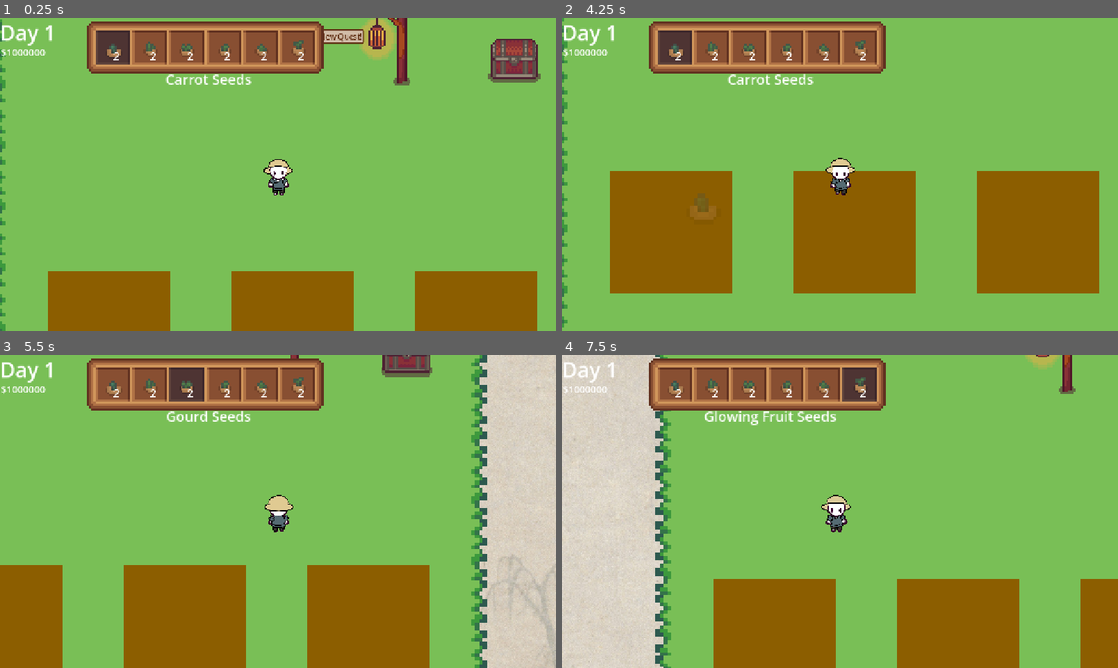
Above: before the commit, frames 1-4 (two rows, left to right).
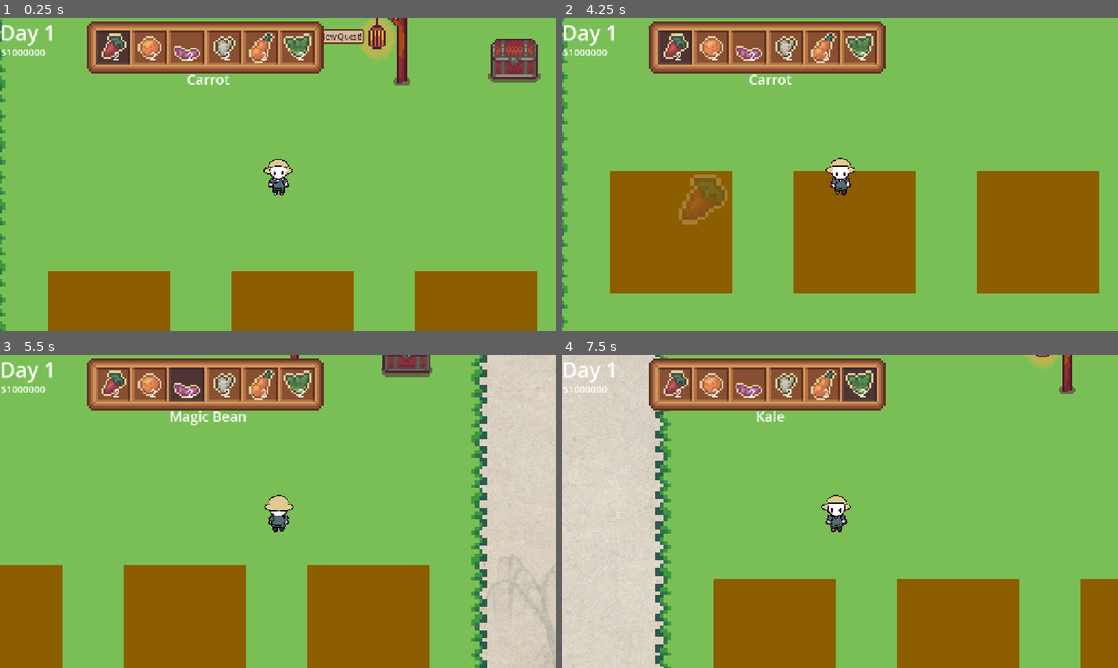
Above: after the commit, the same moments.

Repository: javakid999/Grow-Your-Poison-
Game: Godot game, scene res://farm.tscn
Two runs of this game, one before a commit and one after it. Both use one fixed random seed, a clock stepped at 60 frames per second and the inputs below.
Inputs (mouse positions are in pixels of both pictures, inside the frame that each line leads up to):
- Up to frame 1 (0.25 s): no input
- Up to frame 2 (4.25 s): click "New Quest!" at 0.5 s; click "New Quest!" at 1.25 s; move the mouse to (962, 158) at 2.02 s; hold Right (right) 2.03-2.75 s; hold 0 (shovel slot) 2.03-2.75 s; click (962, 158) at 2.17 s; click "Accept" at 2.75 s; tap Enter at 3.5 s; move the mouse to (728, 190) at 3.52 s; hold Down (down) from 3.53 s (still down); tap 1 (slot 1) at 3.6 s; click (728, 190) at 3.67 s
- Up to frame 3 (5.5 s): move the mouse to (333, 442) at 4.27 s; release Down (down) at 4.28 s; hold Right (right) 4.28-5.03 s; hold 2 (slot 2) 4.28-5.03 s; click (333, 442) at 4.42 s; move the mouse to (250, 574) at 5.02 s; hold Up (up) from 5.03 s (still down); tap 3 (slot 3) at 5.1 s; click (250, 574) at 5.17 s
- Up to frame 4 (7.5 s): move the mouse to (1006, 558) at 5.77 s; release Up (up) at 5.78 s; hold 4 (slot 4) 5.78-6.53 s; hold Left (left) 5.78-7.28 s; click (1006, 558) at 5.92 s; move the mouse to (673, 464) at 6.52 s; tap 5 (slot 5) at 6.6 s; click (673, 464) at 6.67 s; move the mouse to (867, 511) at 7.27 s; hold Down (down) from 7.28 s (still down); hold 6 (slot 6) from 7.28 s (still down); click (867, 511) at 7.42 s

The runs differ from the first frame. In frame 1, 1.6% of the frame differs, in the area x 18-56%, y 4-22%; in frame 2, 2.2%, in the area x 18-56%, y 4-66%; in frame 3, 1.6%; in frame 4, 1.7%.

Commit message:
brewing-wip

Diff:
--- a/area_2d.gd
+++ b/area_2d.gd
@@ -1,7 +1,14 @@
 extends Area2D
 
+@onready var inventory = get_node("../..")
 const GUI_SCENE = preload("res://book_gui.tscn")
 var gui_instance: CanvasLayer = null
+
+const recipes = {
+		42: { 'name': 'Potion of 1',  'ingredients': [41, 13, 13], 'days': 1 },
+		43: { 'name': 'Potion of 2', 'ingredients': [20, 34, 34], 'days': 2 },
+		44: { 'name': 'Potion of 3',  'ingredients': [27, 6, 41],  'days': 3 },
+}
 
 # Called when the node enters the scene tree for the first time.
 func _ready() -> void:
@@ -28,3 +35,19 @@
 	if gui_instance:
 		gui_instance.queue_free() # Safely remove the GUI
 		gui_instance = null
+
+func max_ingredients() -> int:
+	var longest = 0
+	for r in recipes.values():
+		longest = max(longest, r['ingredients'].size())
+	return longest
+
+func match_recipe(ingredients: Array) -> int:
+	var have = ingredients.duplicate()
+	have.sort()
+	for potion_id in recipes:
+		var want = recipes[potion_id]['ingredients'].duplicate()
+		want.sort()
+		if want == have:
+			return potion_id
+	return -1
--- /dev/null
+++ b/book_gui.gd
@@ -0,0 +1,36 @@
+extends CanvasLayer
+@onready var book = get_parent()
+@onready var page_l: Label = $Sprite2D/PageL
+@onready var page_r: Label = $Sprite2D/PageR
+@onready var button_l: Button = $ButtonL
+@onready var button_r: Button = $ButtonR
+
+var potion_ids: Array = []
+var spread: int = 0   # index of the recipe shown on the left page
+
+func _ready() -> void:
+	potion_ids = book.recipes.keys()
+	potion_ids.sort()
+	_render()
+
+func turn(direction: int) -> void:
+	var next = spread + 2 * direction
+	if next >= 0 and next < potion_ids.size():
+		spread = next
+		_render()
+
+func _render() -> void:
+	page_l.text = _page_text(spread)
+	page_r.text = _page_text(spread + 1)
+	button_l.visible = spread > 0
+	button_r.visible = spread + 2 < potion_ids.size()
+
+func _page_text(i: int) -> String:
+	if i >= potion_ids.size():
+		return ''
+	var r = book.recipes[potion_ids[i]]
+	var lines = [r['name'], '']
+	for id in r['ingredients']:
+		lines.append('- ' + book.inventory.item_names[str(id)])
+	lines.append('Stir and let sit for %d days' % r['days'])
+	return '\n'.join(lines)
--- a/book_gui.tscn
+++ b/book_gui.tscn
@@ -1,11 +1,13 @@
 [gd_scene format=3 uid="uid://d4enq13tr2j2e"]
 
 [ext_resource type="Texture2D" uid="uid://brjrkfkmmafq1" path="res://UIBook.png" id="1_22idc"]
+[ext_resource type="Script" uid="uid://cfbwwtk14etrw" path="res://book_gui.gd" id="1_daxw2"]
 [ext_resource type="Script" uid="uid://cee83bad707rx" path="res://page_l.gd" id="2_bej8o"]
 [ext_resource type="Texture2D" uid="uid://c7pw80irgoa2q" path="res://pixel-art-four-red-arrows-pointing-center-red-arrows-button-vector-icon-8bit-game_360488-1503.png" id="2_j53b5"]
 [ext_resource type="Script" uid="uid://cvsv6qpco6p2b" path="res://page_r.gd" id="3_daxw2"]
 
 [node name="CanvasLayer" type="CanvasLayer" unique_id=759815117]
+script = ExtResource("1_daxw2")
 
 [node name="Sprite2D" type="Sprite2D" parent="." unique_id=1360359954]
 position = Vector2(587.21826, 328.00082)
--- a/brewing.tscn
+++ b/brewing.tscn
@@ -1,17 +1,18 @@
 [gd_scene format=3 uid="uid://caslrn30veah1"]
 
 [ext_resource type="PackedScene" uid="uid://bmexgepuom3tu" path="res://inventory.tscn" id="1_ib8eo"]
-[ext_resource type="Texture2D" uid="uid://dqq0cpnm3joun" path="res://halloween-cauldron-with-eyeball-illustration-isolated_18591-83699.png" id="2_jb4rq"]
+[ext_resource type="Texture2D" uid="uid://c4v48bsh4ru7u" path="res://pixel-art-8-bit-retro-260nw-2513324701.webp" id="2_4h6b2"]
 [ext_resource type="Texture2D" uid="uid://qjwrh5yd0pj1" path="res://open-vintage-book-pixel-art-style-retro-digital-illustration-literature-knowledge-isolated-transparent-background-414907788.png" id="3_kwwbn"]
 [ext_resource type="Script" uid="uid://co2d7dmuab8kt" path="res://area_2d.gd" id="4_12jf0"]
-
-[sub_resource type="PlaceholderTexture2D" id="PlaceholderTexture2D_ik07r"]
-size = Vector2(100, 100)
+[ext_resource type="Texture2D" uid="uid://ctmykub7ocinv" path="res://images(2).png" id="5_e4nf6"]
+[ext_resource type="Script" uid="uid://rfhkryjjggdw" path="res://cauldron_1.gd" id="6_bxbqo"]
+[ext_resource type="Texture2D" uid="uid://dt3c168nkgfkw" path="res://images.png" id="6_ccqmy"]
+[ext_resource type="Texture2D" uid="uid://bqysas1wo1lwk" path="res://images(1).png" id="7_bxbqo"]
 
 [sub_resource type="RectangleShape2D" id="RectangleShape2D_ik07r"]
 
 [node name="Node2D" unique_id=446752292 instance=ExtResource("1_ib8eo")]
-script = null
+scale = Vector2(1.0534855, 1.0534855)
 
 [node name="Inventory" parent="." index="0" unique_id=187665229]
 position = Vector2(323, 535)
@@ -22,26 +23,11 @@
 
 [node name="background" type="Sprite2D" parent="." index="1" unique_id=398415609]
 z_index = -1
-position = Vector2(575.00006, 320)
-scale = Vector2(11.506358, 6.4615145)
-texture = SubResource("PlaceholderTexture2D_ik07r")
+position = Vector2(609.40564, 362.60587)
+scale = Vector2(4.8237724, 2.7088392)
+texture = ExtResource("2_4h6b2")
 
-[node name="cauldron1" type="Sprite2D" parent="." index="2" unique_id=1121129317]
-position = Vector2(232, 328)
-scale = Vector2(0.46824327, 0.46824327)
-texture = ExtResource("2_jb4rq")
-
-[node name="cauldron2" type="Sprite2D" parent="." index="3" unique_id=1214431928]
-position = Vector2(576, 328)
-scale = Vector2(0.46824327, 0.46824327)
-texture = ExtResource("2_jb4rq")
-
-[node name="cauldron3" type="Sprite2D" parent="." index="4" unique_id=964273550]
-position = Vector2(920, 328)
-scale = Vector2(0.46824327, 0.46824327)
-texture = ExtResource("2_jb4rq")
-
-[node name="instruction-book" type="Sprite2D" parent="." index="5" unique_id=609441981]
+[node name="instruction-book" type="Sprite2D" parent="." index="2" unique_id=609441981]
 position = Vector2(1052, 99)
 scale = Vector2(0.22875126, 0.22875126)
 texture = ExtResource("3_kwwbn")
@@ -54,3 +40,21 @@
 position = Vector2(3.3608398, 10.414581)
 scale = Vector2(-40.167507, 36.363953)
 shape = SubResource("RectangleShape2D_ik07r")
+
+[node name="SelectionLabel" parent="." index="3" unique_id=455544875]
+metadata/_edit_use_anchors_ = true
+
+[node name="cauldron1" type="Sprite2D" parent="." index="4" unique_id=1568150510]
+position = Vector2(265.7844, 417.66116)
+texture = ExtResource("5_e4nf6")
+script = ExtResource("6_bxbqo")
+
+[node name="cauldron2" type="Sprite2D" parent="." index="5" unique_id=410225615]
+position = Vector2(577.13184, 417.6612)
+texture = ExtResource("6_ccqmy")
+script = ExtResource("6_bxbqo")
+
+[node name="cauldron3" type="Sprite2D" parent="." index="6" unique_id=770434409]
+position = Vector2(888.4793, 417.66122)
+texture = ExtResource("7_bxbqo")
+script = ExtResource("6_bxbqo")
--- /dev/null
+++ b/cauldron_1.gd
@@ -0,0 +1,61 @@
+extends Sprite2D
+
+var ingredients: Array = []
+var recipe: int = -1
+var ready_day: int = -1
+
+@onready var inventory = get_parent()
+@onready var book = $"../instruction-book/Area2D"
+
+func _input(event: InputEvent) -> void:
+	if not (event is InputEventMouseButton and event.pressed and event.button_index == MOUSE_BUTTON_LEFT):
+		return
+	if get_rect().has_point(to_local(get_global_mouse_position())):
+		_clicked()
+
+func _clicked() -> void:
+	if recipe != -1:
+		_try_collect()
+		return
+	var held = inventory.get_held_block()
+	if held == -1 or not _is_ingredient(held):
+		return
+	ingredients.append(held)
+	inventory.decrease_held_item()
+	_check_recipe()
+
+func _is_ingredient(id: int) -> bool:
+	return id % 7 == 6 and id <= 41   # harvested crop column of the spritesheet
+
+func _check_recipe() -> void:
+	var potion = book.match_recipe(ingredients)
+	if potion != -1:
+		recipe = potion
+		ready_day = _current_day() + book.recipes[potion]['days']
+		modulate = Color(0.7, 0.9, 1.0)   # brewing
+	elif ingredients.size() >= book.max_ingredients():
+		_reset()                           # failed brew
+
+func _try_collect() -> void:
+	if _current_day() < ready_day:
+		return
+	if inventory.is_in_inventory(recipe):
+		inventory.increase_item_with_id(recipe)
+	elif inventory.is_free_space():
+		inventory.give_harvested_item(recipe)
+	else:
+		return   # no room, brew stays in the cauldron
+	_reset()
+
+func _reset() -> void:
+	ingredients = []
+	recipe = -1
+	ready_day = -1
+	modulate = Color.WHITE
+
+func is_ready() -> bool:
+	return recipe != -1 and _current_day() >= ready_day
+
+func _current_day() -> int:
+	var keeper = get_tree().get_first_node_in_group('day_keeper')
+	return keeper.day if keeper else 0
--- a/inventory.gd
+++ b/inventory.gd
@@ -1,10 +1,10 @@
 extends Node2D
 
 var item_ids = [
-	0, 7, 14, 21, 28, 35
+	6, 41, 13, 27, 20, 34
 ]
 var item_count = [
-	2,2,2,2,2,2
+	9,9,9,9,9,9
 ]
 
 const item_names = {
@@ -19,7 +19,10 @@
 	'28': 'Kale Seeds',
 	'34': 'Kale',
 	'35': 'Glowing Fruit Seeds',
-	'41': 'Glowing Fruit'
+	'41': 'Glowing Fruit',
+	'42': 'Potion 1',
+	'43': 'Potion 2',
+	'44': 'Potion 3',
 }
 
 const placeable_ids = [
@@ -127,3 +130,13 @@
 	if event.is_action_pressed('shovel slot'):
 		selected_slot = -1
 		update_selection_ghost()
+	if event is InputEventMouseButton and event.pressed and event.button_index == MOUSE_BUTTON_LEFT:
+		var found = 0
+		for i in range(6): if found == 0:
+			var slot = items[i]
+			if slot.visible and slot.get_rect().has_point(slot.to_local(get_global_mouse_position())):
+				selected_slot = i
+				update_selection_ghost()
+				found = 1
+			else:
+				pass
--- a/page_l.gd
+++ b/page_l.gd
@@ -9,4 +9,4 @@
 	pass
 
 func _on_button_l_pressed() -> void:
-	pass # Replace with function body.
+	get_parent().get_parent().turn(-1)
--- a/page_r.gd
+++ b/page_r.gd
@@ -10,4 +10,4 @@
 	pass
 
 func _on_button_r_pressed() -> void:
-	pass # Replace with function body.
+	get_parent().get_parent().turn(1)
--- a/tile_map_layer.gd
+++ b/tile_map_layer.gd
@@ -15,6 +15,7 @@
 
 # Called when the node enters the scene tree for the first time.
 func _ready() -> void:
+	add_to_group('day_keeper')
 	increment_day()
 
 func _process(delta: float) -> void:
Not shown, added: book_gui.gd.uid
Not shown, added: cauldron_1.gd.uid
Binary file removed: halloween-cauldron-with-eyeball-illustration-isolated_18591-83699.png
Binary file added: images(1).png
Not shown, changed: images(1).png.import
Binary file added: images(2).png
Not shown, added: images(2).png.import
Binary file added: images.png
Not shown, added: images.png.import
Binary file added: pixel-art-8-bit-retro-260nw-2513324701.webp
Not shown, added: pixel-art-8-bit-retro-260nw-2513324701.webp.import
